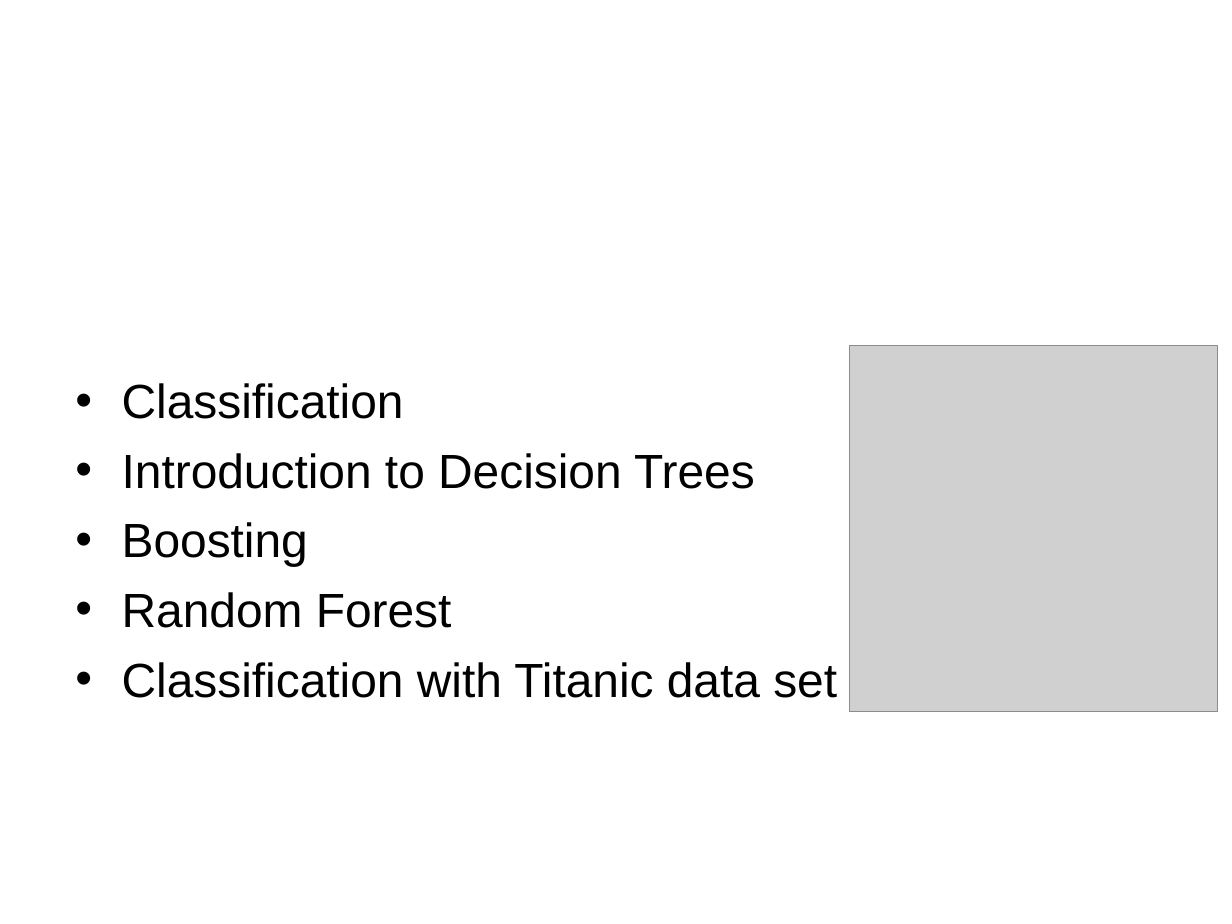
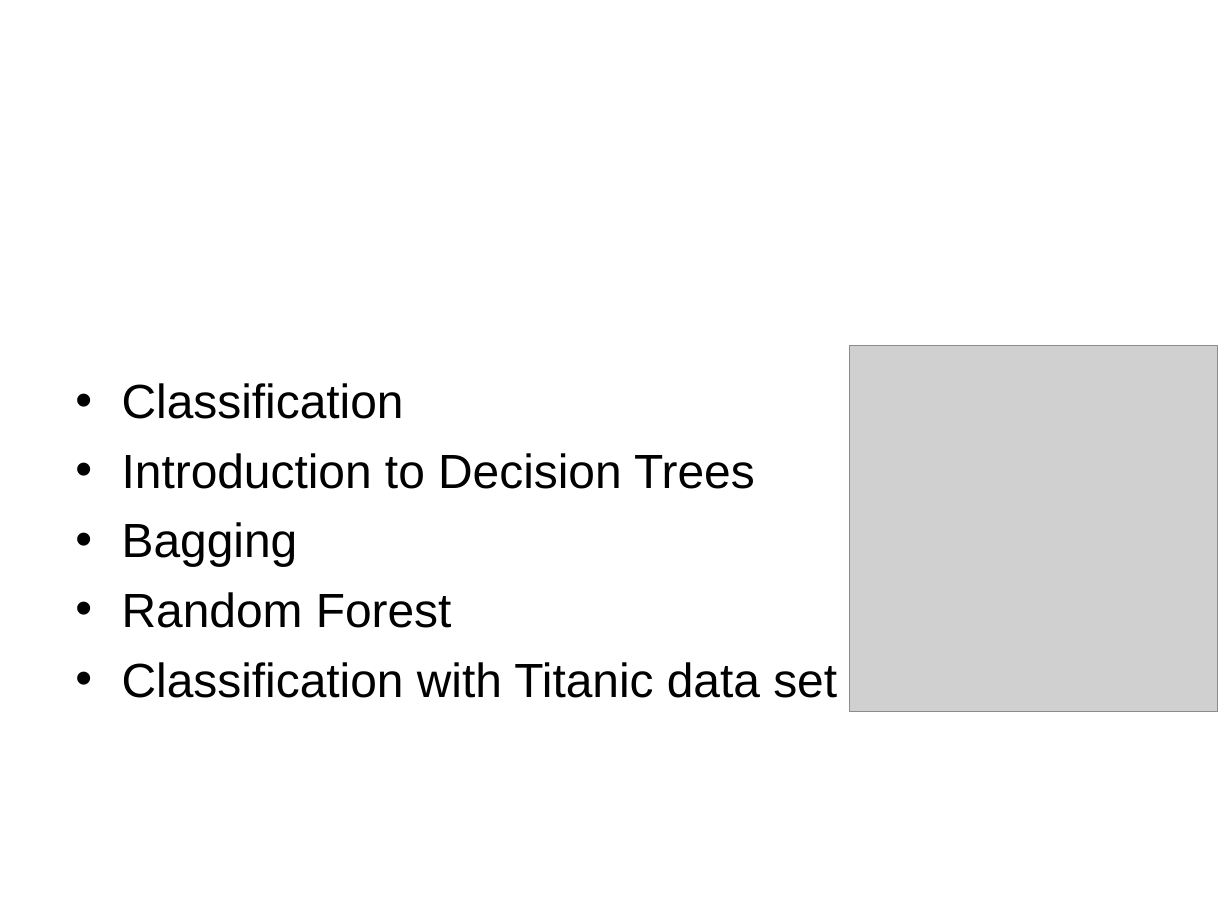
Before and after one commit to RobRomijnders/EDS, a slide deck: slide 2 of hack_7/Hackaton_slides.ppt. Drawn at 1232x924 pixels with LibreOffice and Linux fonts; fonts in the diff are those of the drawing; grey boxes stand for pictures; background and template pictures are left out. Boxes give left, top, right and bottom in pixels: in the first picture for what was removed or moved away, otherwise in the second. Text is boxed around its words. In the diff, an @@ line names an element or a change of style, - is before the commit and + after.

```diff
--- a/hack_7/Hackaton_slides.ppt
+++ b/hack_7/Hackaton_slides.ppt
@@ text at (x1=122, y1=522, x2=298, y2=567): text changed @@
-• Boosting
+• Bagging
```
Also in this commit, not shown: 4 slides added, 1 slide removed.
